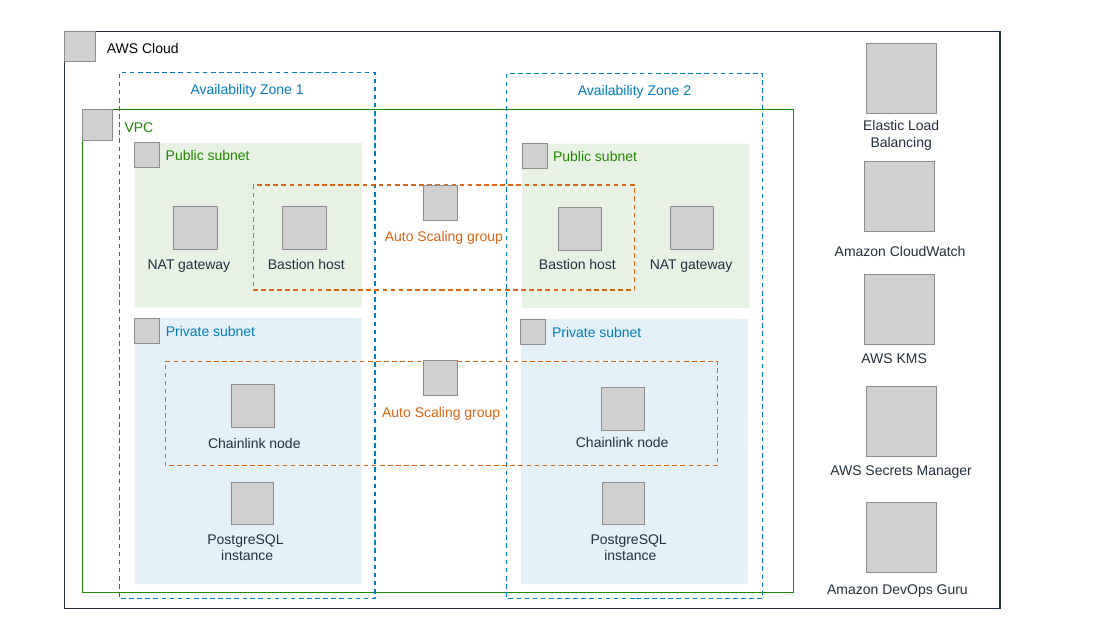
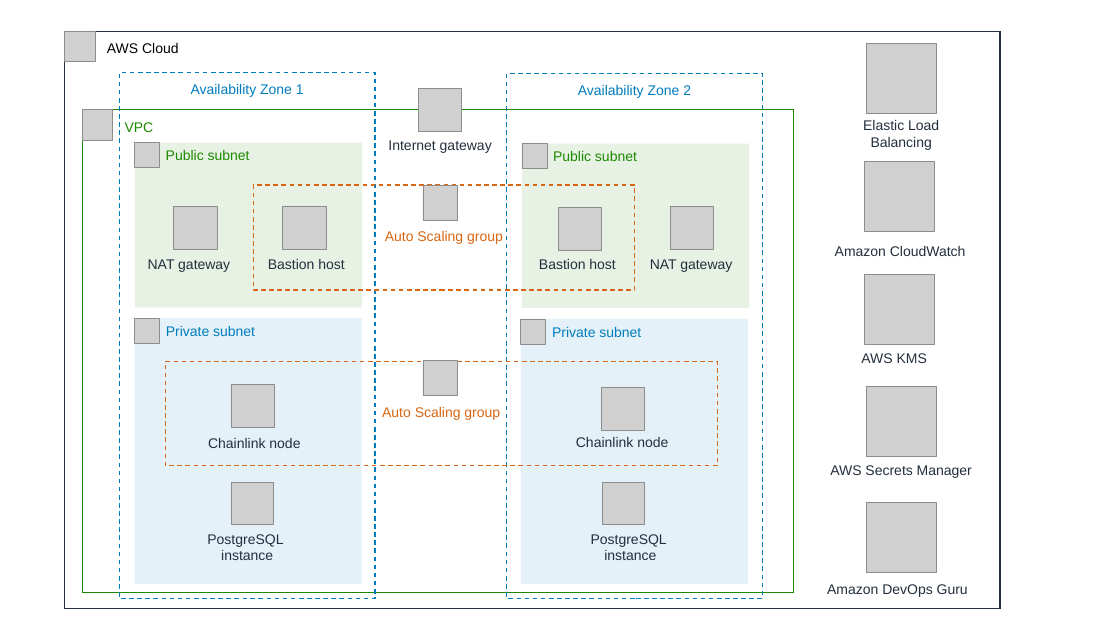
Before and after one commit to aws-quickstart/quickstart-chainlinklabs-chainlink-node, a slide deck: slide 1 of docs/images/chainlink-node-architecture-diagram.pptx. Drawn at 1120x630 pixels with LibreOffice and Linux fonts; fonts in the diff are those of the drawing; grey boxes stand for pictures. Boxes give left, top, right and bottom in pixels: in the first picture for what was removed or moved away, otherwise in the second. Text is boxed around its words. In the diff, an @@ line names an element or a change of style, - is before the commit and + after.

```diff
--- a/docs/images/chainlink-node-architecture-diagram.pptx
+++ b/docs/images/chainlink-node-architecture-diagram.pptx
@@ picture added at bbox=[418, 88, 461, 131] @@
@@ text added at bbox=[388, 140, 492, 153], 12 pt, text #232F3D @@
+Internet gateway
```
Also in this commit, not shown: 1 other file.
